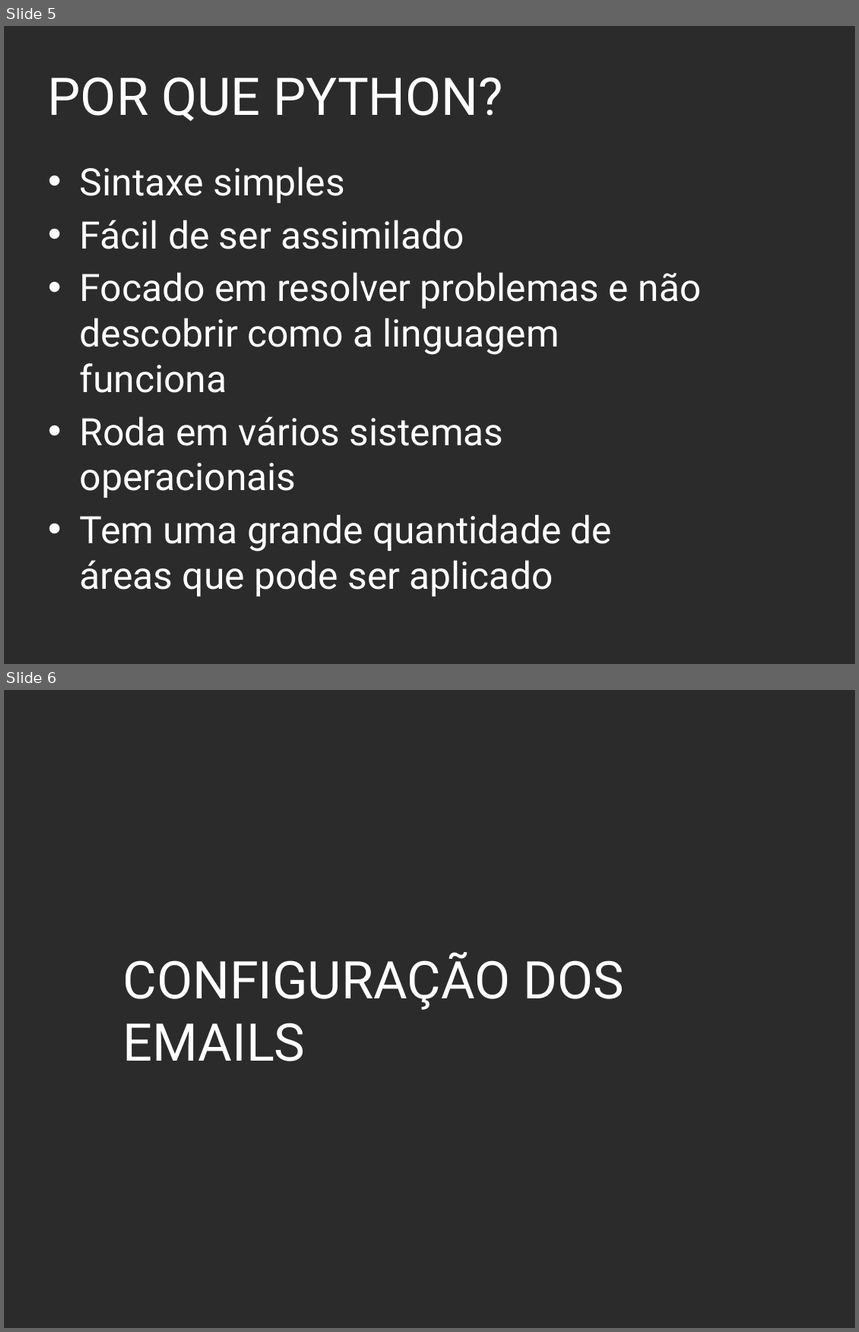
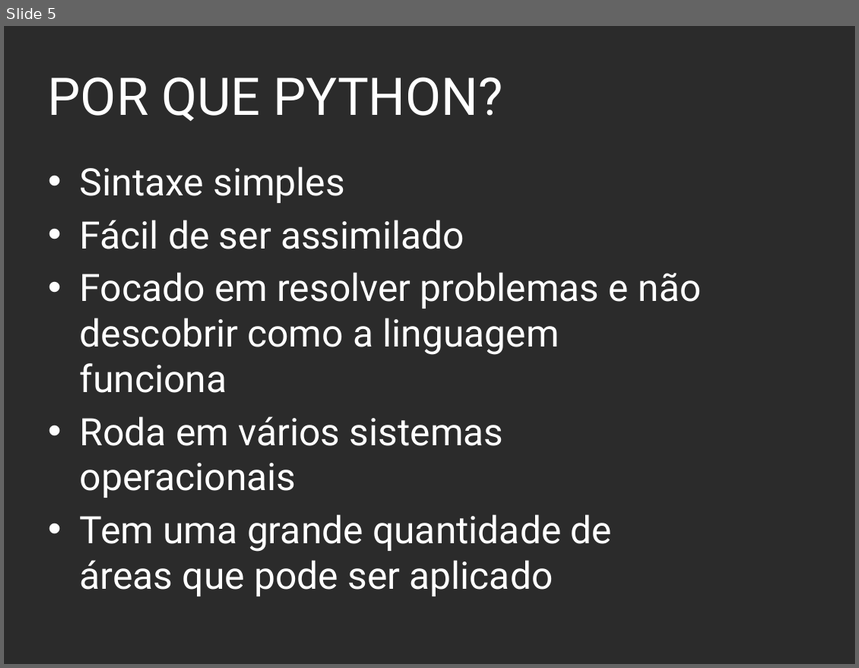
Before and after one commit to igorTeste2019/aulas_python_projeto, a slide deck: material/OP_aula2.pptx. Shown one above the other, each under a label of ours: slides 5 and 6 before the commit, slide 5 after it. The pictures are 859x1332 and 859x668 pixels, drawn with LibreOffice and Linux fonts; fonts in the diff are those of the drawing; background and template pictures are left out; a plain dark background stands for a picture behind light text. Boxes give left, top, right and bottom in pixels: in the first picture for what was removed or moved away, otherwise in the second. Text is boxed around its words. In the diff, an @@ line names an element or a change of style, - is before the commit and + after.

```diff
--- a/material/OP_aula2.pptx
+++ b/material/OP_aula2.pptx
@@ slide 6 removed at (x1=4, y1=690, x2=855, y2=1328), background picture (left out) @@
@@ title removed at (x1=123, y1=952, x2=625, y2=1062) @@
-CONFIGURAÇÃO DOS EMAILS
```
Also in this commit, not shown: 1 slide changed, 2 slides added.
